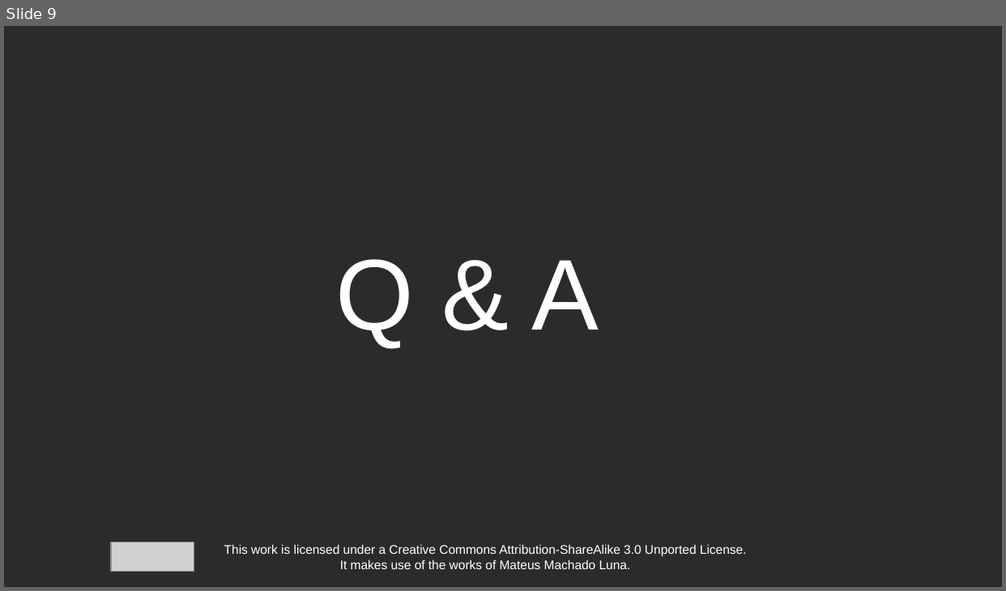
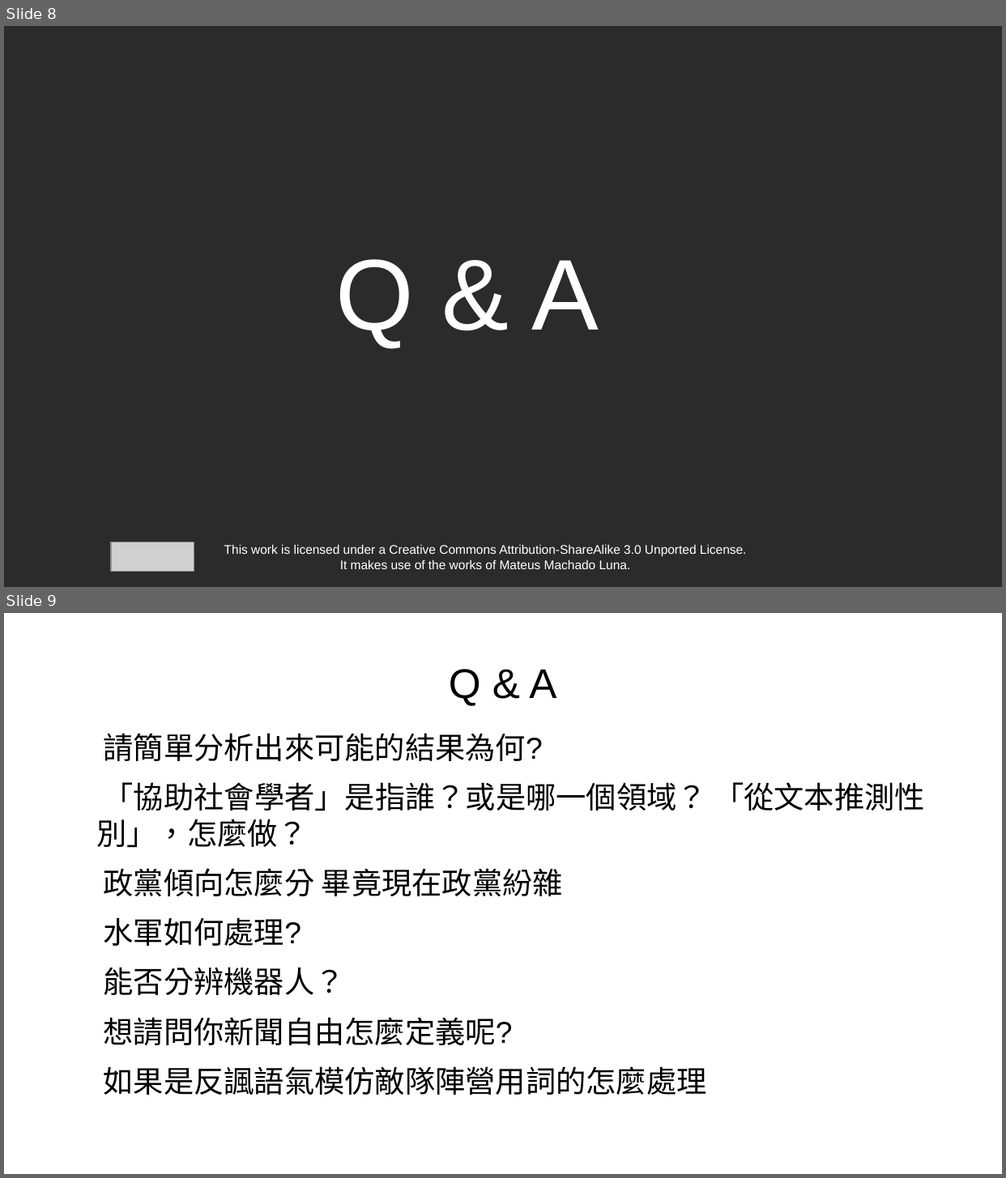
Before and after one commit to PeterWolf-tw/NTNU_TextProcessing_2020, a slide deck: week14/Week14_SedNeoCat.odp. Shown one above the other, each under a label of ours: slide 9 before the commit, slides 8 and 9 after it. The pictures are 1006x591 and 1006x1178 pixels, drawn with LibreOffice and Linux fonts; fonts in the diff are those of the drawing; grey boxes stand for pictures; background and template pictures are left out; a plain dark background stands for a picture behind light text. Boxes give left, top, right and bottom in pixels: in the first picture for what was removed or moved away, otherwise in the second. Text is boxed around its words. In the diff, an @@ line names an element or a change of style, - is before the commit and + after.

```diff
--- a/week14/Week14_SedNeoCat.odp
+++ b/week14/Week14_SedNeoCat.odp
@@ slide 9 added at <box>4,613,1002,1174</box>, background picture (left out) @@
@@ title added at <box>449,669,556,706</box>, 33 pt, text #000000 @@
+Q & A
@@ text added at <box>96,733,925,1095</box>, 24 pt, text #000000 @@
+● 請簡單分析出來可能的結果為何?
+● 「協助社會學者」是指誰？或是哪一個領域？ 「從文本推測性別」，怎麼做？
+● 政黨傾向怎麼分 畢竟現在政黨紛雜
+● 水軍如何處理?
+● 能否分辨機器人？
+● 想請問你新聞自由怎麼定義呢?
+● 如果是反諷語氣模仿敵隊陣營用詞的怎麼處理
@@ what was slide 9 is now slide 8 @@
```
Also in this commit, not shown: 7 slides changed, 6 other slides added, 1 slide removed.
